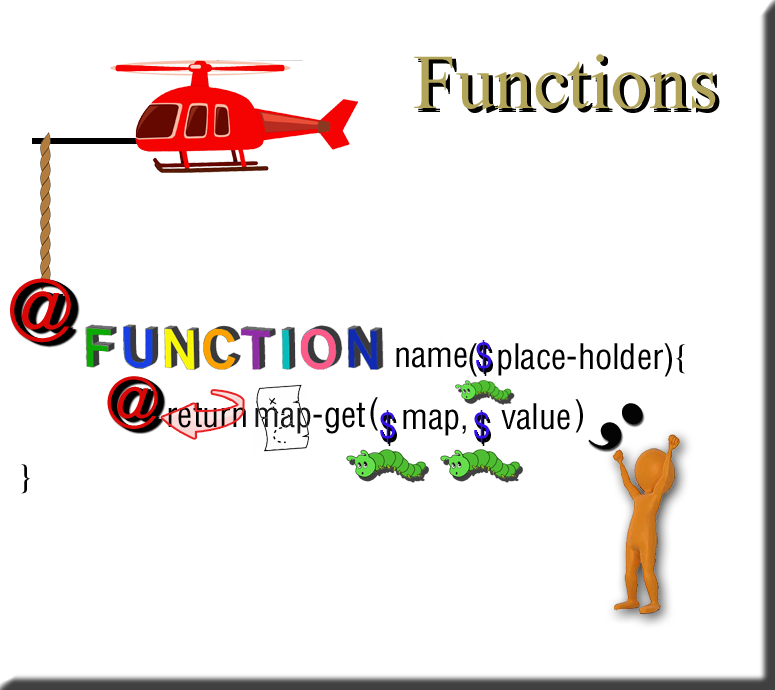
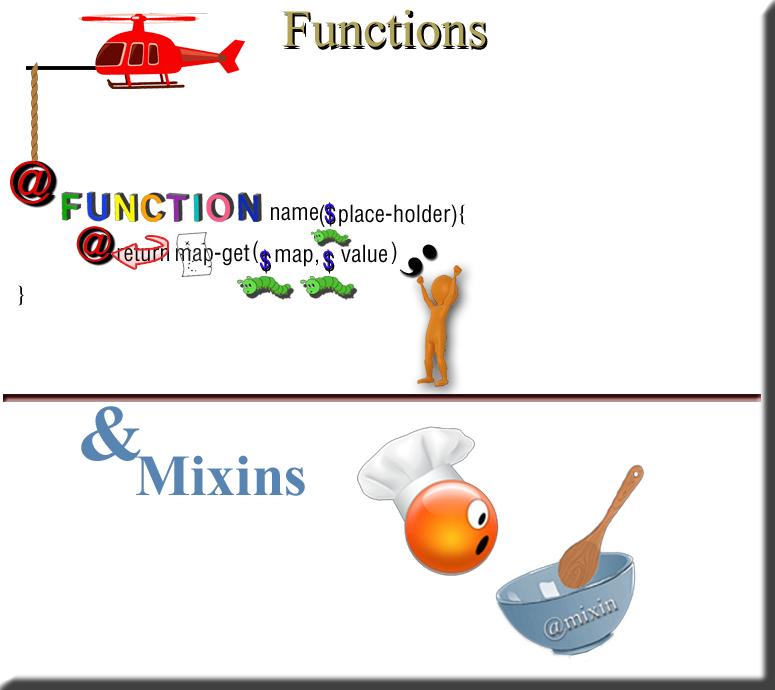
Two versions of the same layered image (w=775, h=690). Layer-by-layer changes:
added layer "Mixins" (1st of 2) above "Mixins" over [354, 424, 648, 662]
painted on "Functions copy 2" over [282, 9, 716, 109]
painted on "Functions" (1st of 3) over [284, 10, 720, 111]
painted on "Functions" (2nd of 3) over [284, 12, 720, 113]
painted on "Layer 11 copy" over [171, 231, 312, 452]
painted on "Layer 9 copy" over [472, 267, 711, 417]
painted on "Layer 9" over [458, 260, 690, 434]
painted on ";" over [399, 244, 643, 450]
painted on ")" over [391, 241, 583, 433]
painted on "value" over [341, 244, 570, 430]
painted on "Layer 6 copy 2" over [311, 229, 512, 401]
painted on "Layer 6 copy" over [300, 276, 521, 479]
painted on "Layer 6" over [237, 276, 427, 479]
painted on "map," over [275, 249, 466, 436]
painted on "$ copy 4" over [323, 249, 489, 442]
painted on "$ copy 3" over [324, 250, 490, 444]
painted on "$ copy 2" over [324, 252, 491, 446]
painted on "map-get" over [176, 244, 365, 434]
painted on "Layer 7" over [415, 265, 680, 616]
painted on "( place-holder)" over [320, 204, 672, 377]
painted on "name" over [271, 207, 467, 368]
painted on "{" over [459, 204, 685, 374]
painted on "Helocopter" over [78, 13, 358, 173]
painted on "Functions" (3rd of 3) over [61, 191, 384, 370]
…and 24 more changes (3 added, 21 painted)
